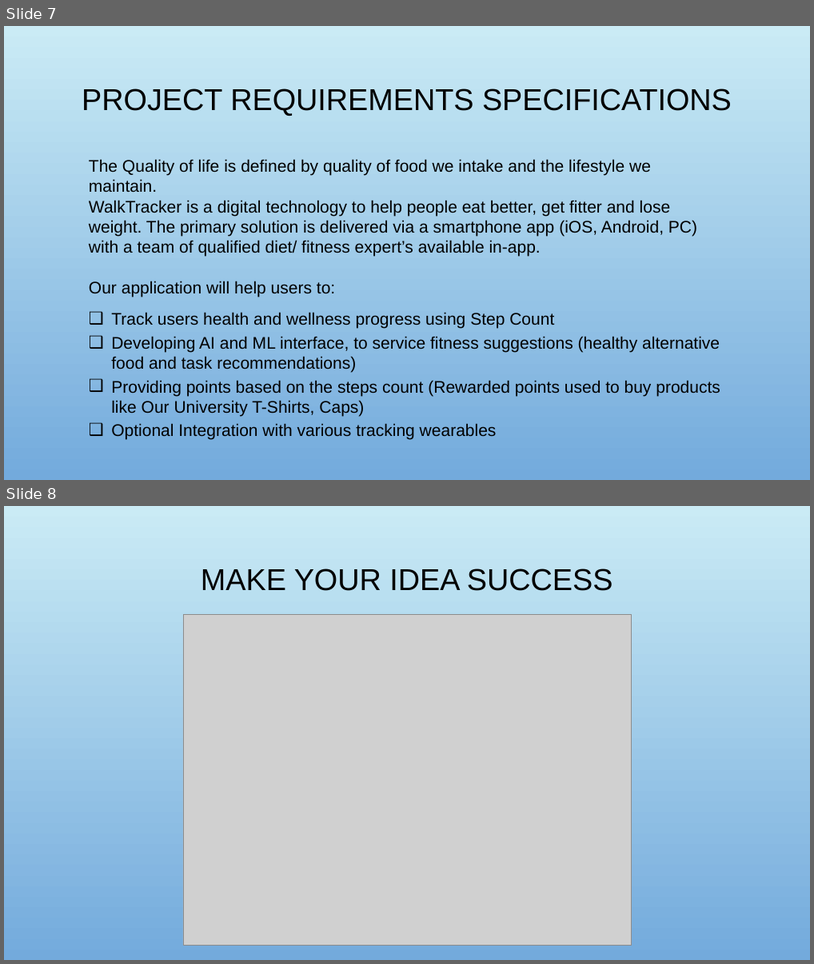
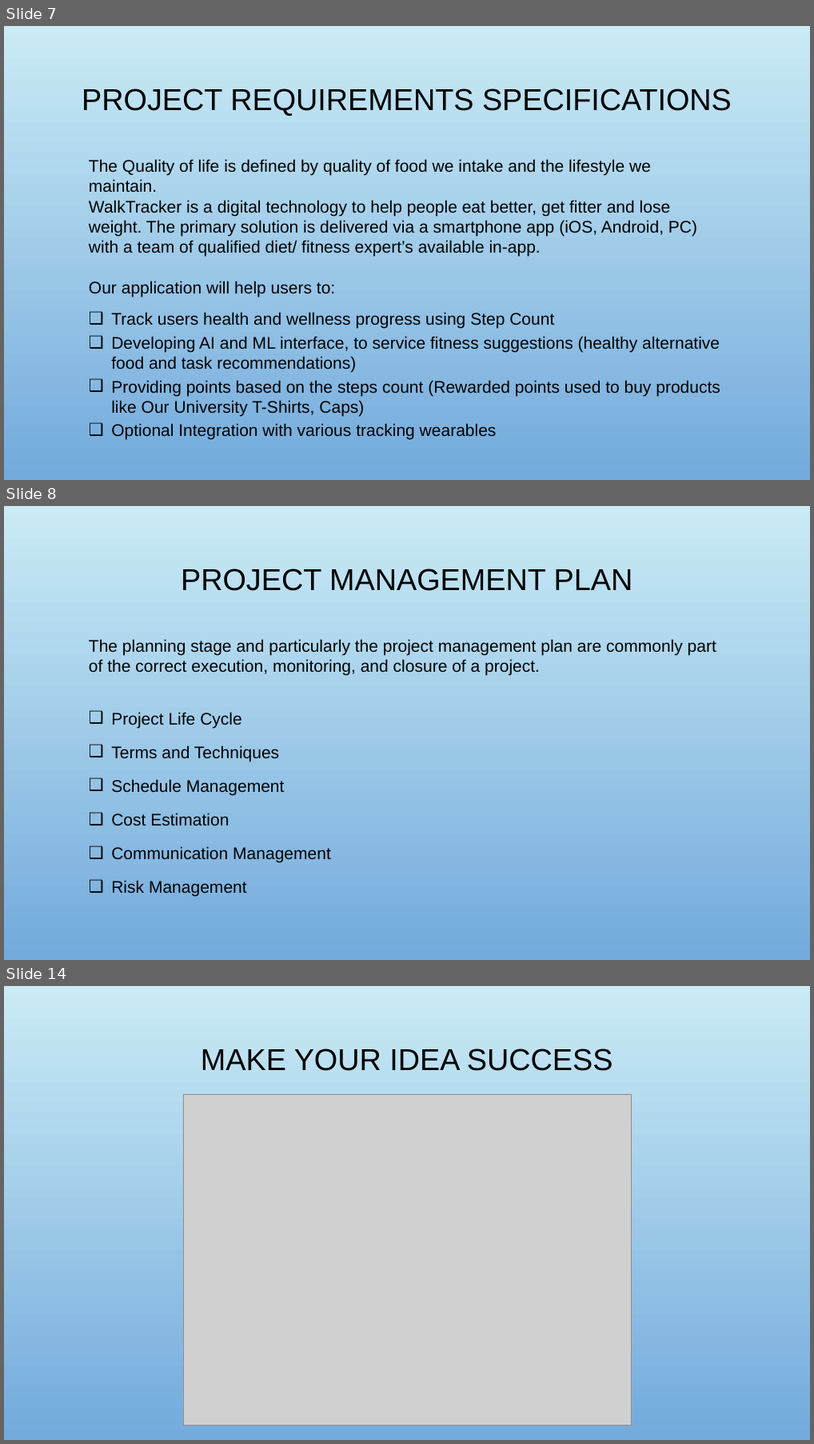
Before and after one commit to RaviTeja444/health-wellness, a slide deck: docs/presentation/Walk_Tracker.pptx. Shown one above the other, each under a label of ours: slides 7 and 8 before the commit, slides 7, 8 and 14 after it; the slides between them are not shown. The pictures are 814x964 and 814x1444 pixels, drawn with LibreOffice and Linux fonts; fonts in the diff are those of the drawing; grey boxes stand for pictures; background and template pictures are left out. Boxes give left, top, right and bottom in pixels: in the first picture for what was removed or moved away, otherwise in the second. Text is boxed around its words. In the diff, an @@ line names an element or a change of style, - is before the commit and + after.

Commit message:
Adding Software Management plan to presentation

```diff
--- a/docs/presentation/Walk_Tracker.pptx
+++ b/docs/presentation/Walk_Tracker.pptx
@@ slide 8 added at (4,506,810,960), background picture (left out) @@
@@ title added at (181,568,634,591), 36 pt, text #000000 @@
+PROJECT MANAGEMENT PLAN
@@ text added at (89,639,717,896), 20 pt, text #000000 @@
+The planning stage and particularly the project management plan are commonly part of the correct execution, monitoring, and closure of a project.
+❑ Project Life Cycle
+❑ Terms and Techniques
+❑ Schedule Management
+❑ Cost Estimation
+❑ Communication Management
+❑ Risk Management
@@ what was slide 8 is now slide 14 @@
```
Also in this commit, not shown: 5 other slides added, 2 other files.
